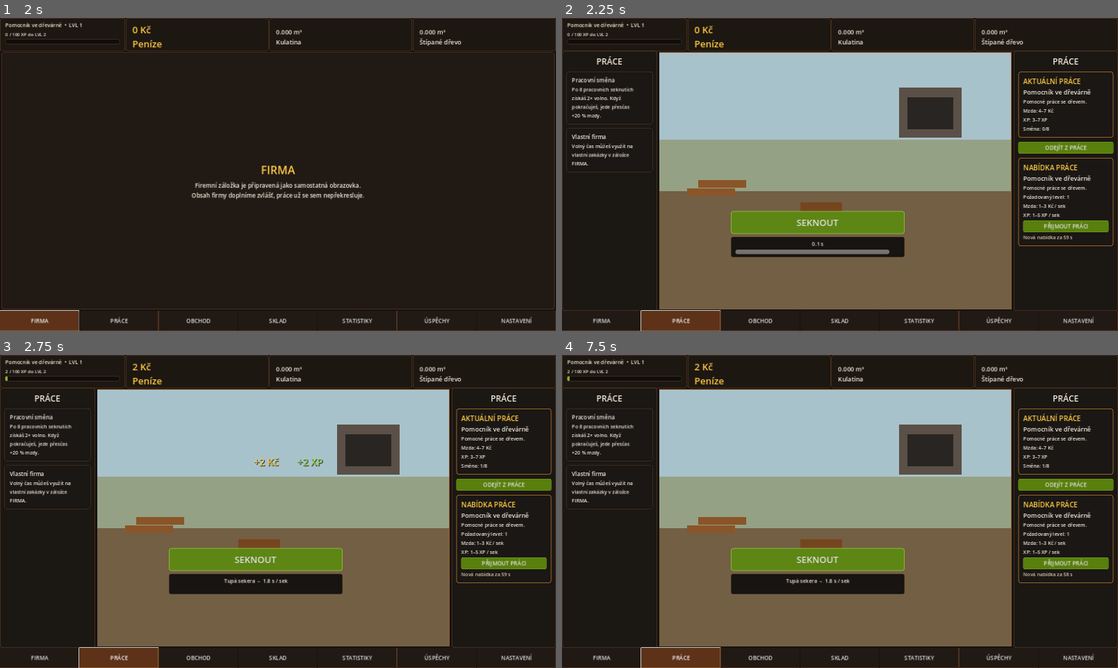
Above: before the commit, frames 1-4 (two rows, left to right).
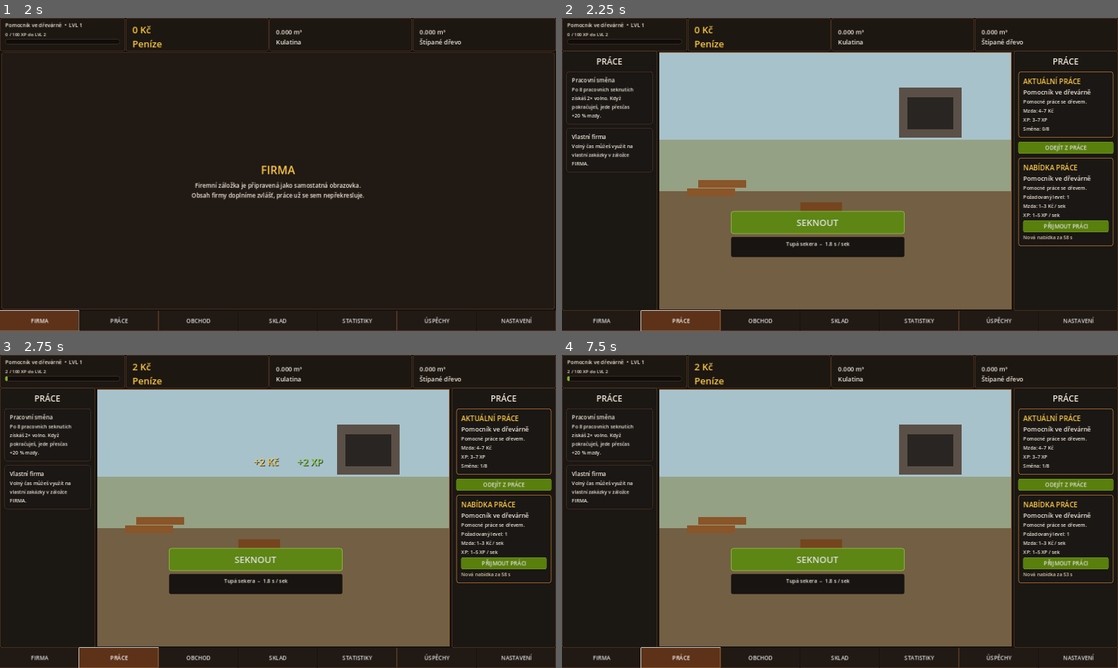
Above: after the commit, the same moments.

Repository: welewan-code/Lumberjack-John
Game: Godot game, scene res://Main.tscn
Same seed, same stepped clock (60 frames per second), same inputs: the game is played once before the commit and once after it.
Inputs:
- Up to frame 1 (2 s): click "SEKNOUT" at 0.5 s; click "FIRMA" at 1.25 s
- Up to frame 2 (2.25 s): click "PRÁCE" at 2 s
- Up to frame 3 (2.75 s): no input
- Up to frame 4 (7.5 s): click "OBCHOD" at 2.75 s; click "SKLAD" at 3.5 s; click "STATISTIKY" at 4.25 s; click "ÚSPĚCHY" at 5 s; click "NASTAVENÍ" at 5.75 s; click "FIRMA" at 6.5 s; click "PRÁCE" at 7.25 s

Frame 1 is identical in both runs. In frame 2, 0.5% of the frame differs, in the area x 31-92%, y 69-76%; in frame 3, less than 0.1%; in frame 4, less than 0.1%.
Error before the commit: Left operand of 'is' is a previously freed instance. (res://work_rewards.gd:35)

Commit message:
Fix tab switching by clearing freed work node references

Diff:
--- a/main.gd
+++ b/main.gd
@@ -147,7 +147,15 @@
 func clear_content() -> void:
 	for child:Node in content_host.get_children(): child.queue_free()
 
+func _clear_work_refs() -> void:
+	action_running = false
+	chop_button = null
+	timer_label = null
+	progress = null
+
 func show_tab(tab:String) -> void:
+	if tab != "PRÁCE":
+		_clear_work_refs()
 	current_tab=tab
 	clear_content()
 	var is_work: bool = tab == "PRÁCE"
@@ -239,10 +247,11 @@
 
 func finish_chop() -> void:
 	action_running=false
-	chop_button.disabled=false
-	chop_button.text="SEKNOUT"
-	progress.value=0.0
-	timer_label.text=timer_text()
+	if is_instance_valid(chop_button):
+		chop_button.disabled=false
+		chop_button.text="SEKNOUT"
+	if is_instance_valid(progress): progress.value=0.0
+	if is_instance_valid(timer_label): timer_label.text=timer_text()
 	save_game()
 	update_hud()
 
